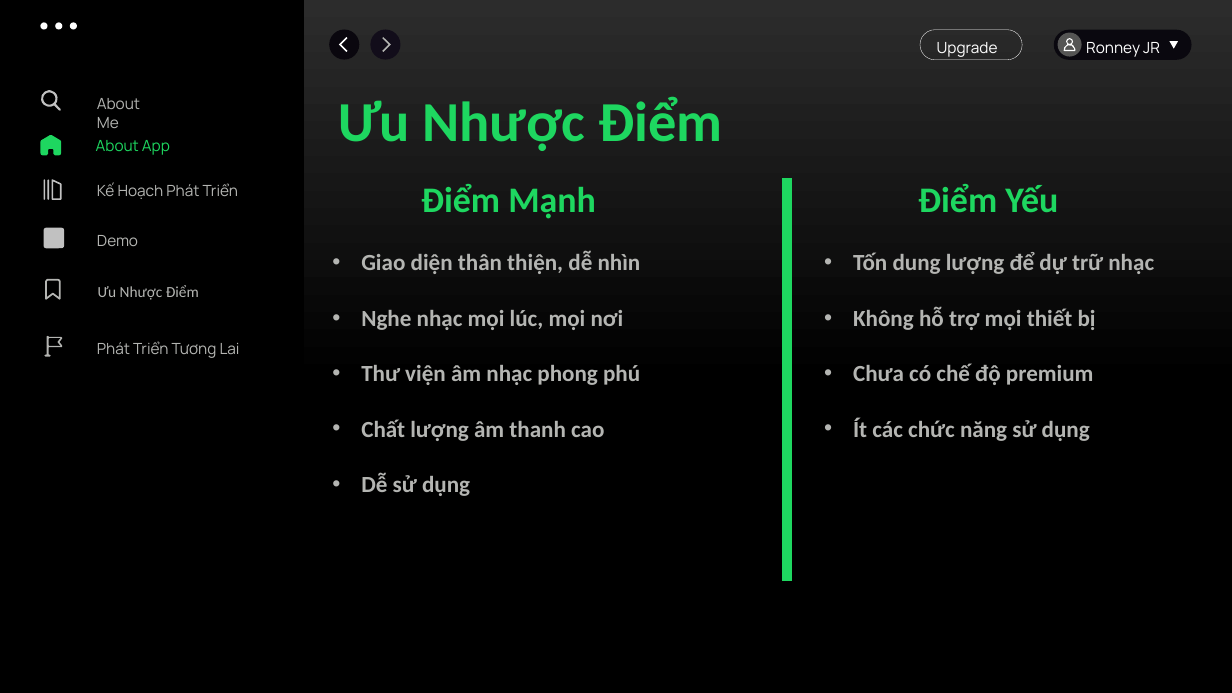
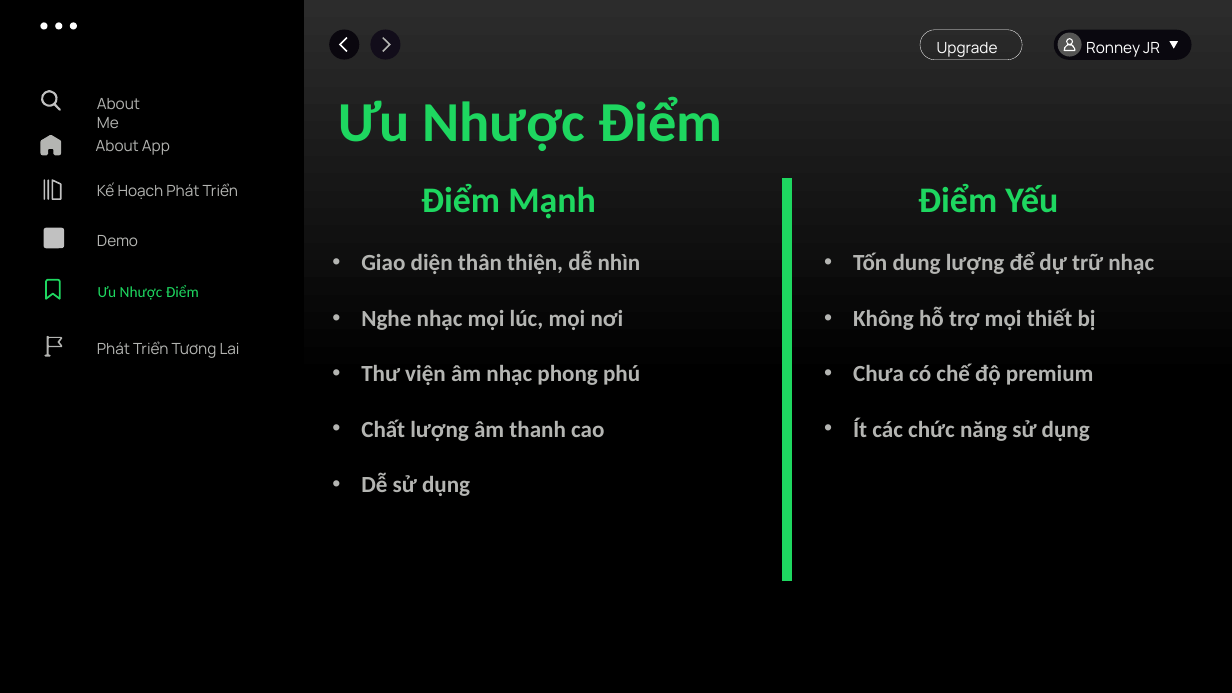
Before and after one commit to RonneyJR/python-app, a slide deck: slide 6 of slides/Chung Nguyên Khôi PTI08.pptx. Drawn at 1232x693 pixels with LibreOffice and Linux fonts; fonts in the diff are those of the drawing; background and template pictures are left out. Boxes give left, top, right and bottom in pixels: in the first picture for what was removed or moved away, otherwise in the second. Text is boxed around its words. In the diff, an @@ line names an element or a change of style, - is before the commit and + after.

```diff
--- a/slides/Chung Nguyên Khôi PTI08.pptx
+++ b/slides/Chung Nguyên Khôi PTI08.pptx
@@ text "About App" at bbox=[96, 140, 170, 155]: text colour #1ED760 to #B4B5B2 @@
@@ freeform shape at bbox=[41, 135, 61, 155]: fill #1ED760 to #B4B5B2 @@
@@ freeform shape at bbox=[45, 279, 61, 299]: fill #B4B5B2 to #1ED760 @@
@@ text "Ưu Nhược Điểm" at bbox=[98, 285, 199, 300]: text colour #B4B5B2 to #1ED760 @@
```
Also in this commit, not shown: 4 other slides changed, 2 other files.
